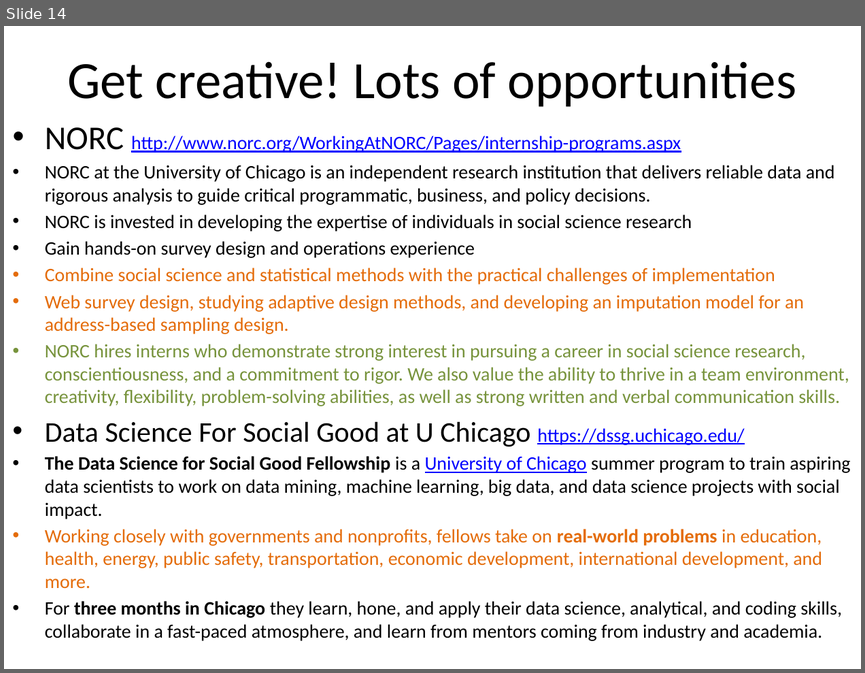
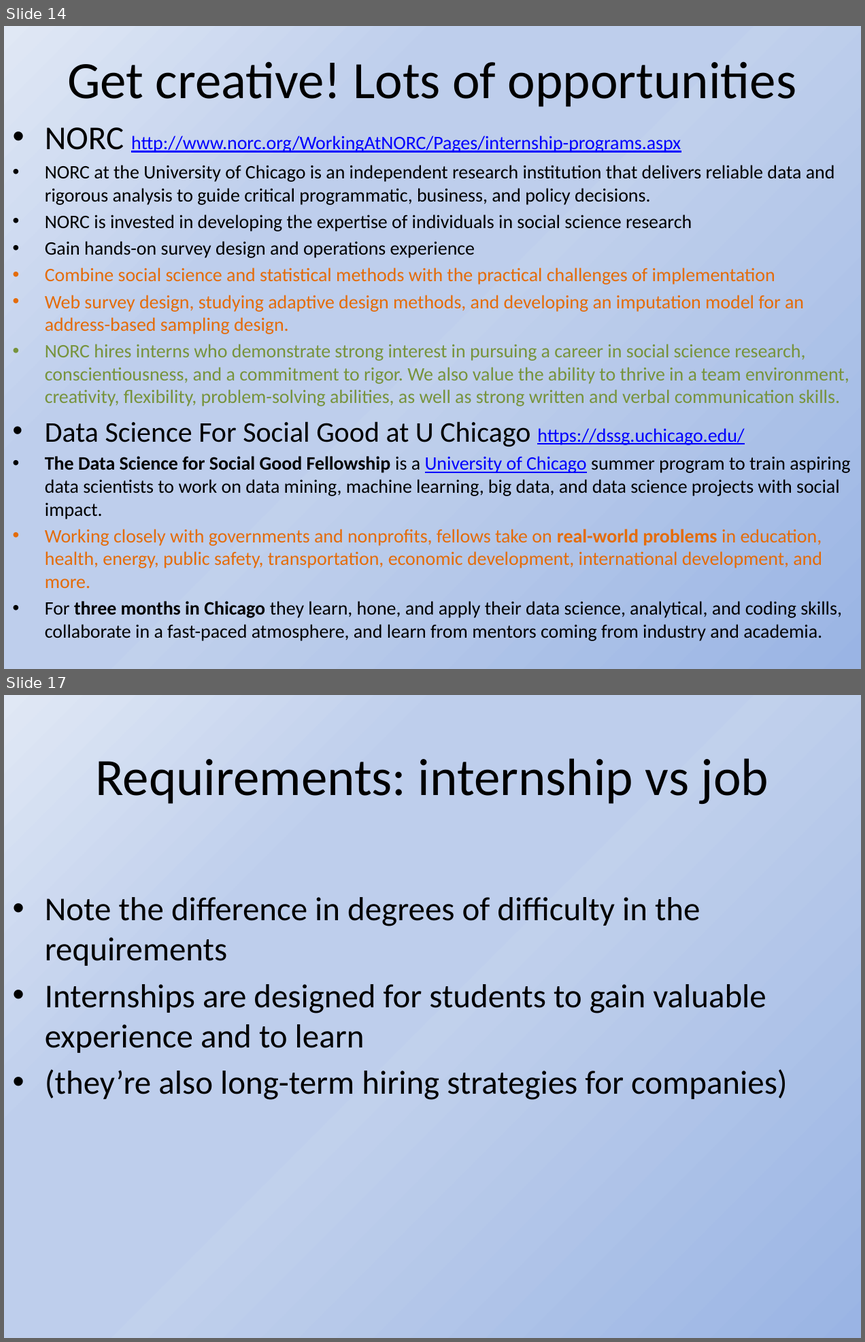
Before and after one commit to BarkleyBG/BSA_info, a slide deck: BSA Internship Workshop 2016 Slides.pptx. Shown one above the other, each under a label of ours: slide 14 before the commit, slides 14 and 17 after it; the slides between them are not shown. The pictures are 865x673 and 865x1342 pixels, drawn with LibreOffice and Linux fonts; fonts in the diff are those of the drawing. Boxes give left, top, right and bottom in pixels: in the first picture for what was removed or moved away, otherwise in the second. Text is boxed around its words. In the diff, an @@ line names an element or a change of style, - is before the commit and + after.

```diff
--- a/BSA Internship Workshop 2016 Slides.pptx
+++ b/BSA Internship Workshop 2016 Slides.pptx
@@ slide 17 added at bbox=[4, 695, 861, 1338], background gradient #9AB5E4 to #C2D1ED to #BECEEC to #E1E8F5 @@
@@ title added at bbox=[95, 758, 768, 804], 44 pt, text #000000 @@
+Requirements: internship vs job
@@ text added at bbox=[45, 897, 787, 1100], 28 pt, text #000000 @@
+  • Note the difference in degrees of difficulty in the requirements
+  • Internships are designed for students to gain valuable experience and to learn
+  • (they’re also long-term hiring strategies for companies)
@@ slide 14 changed as well @@
@@ background #FFFFFF to gradient #9AB5E4 to #C2D1ED to #BECEEC to #E1E8F5 @@
```
Also in this commit, not shown: 36 other slides changed, 3 other slides added.
